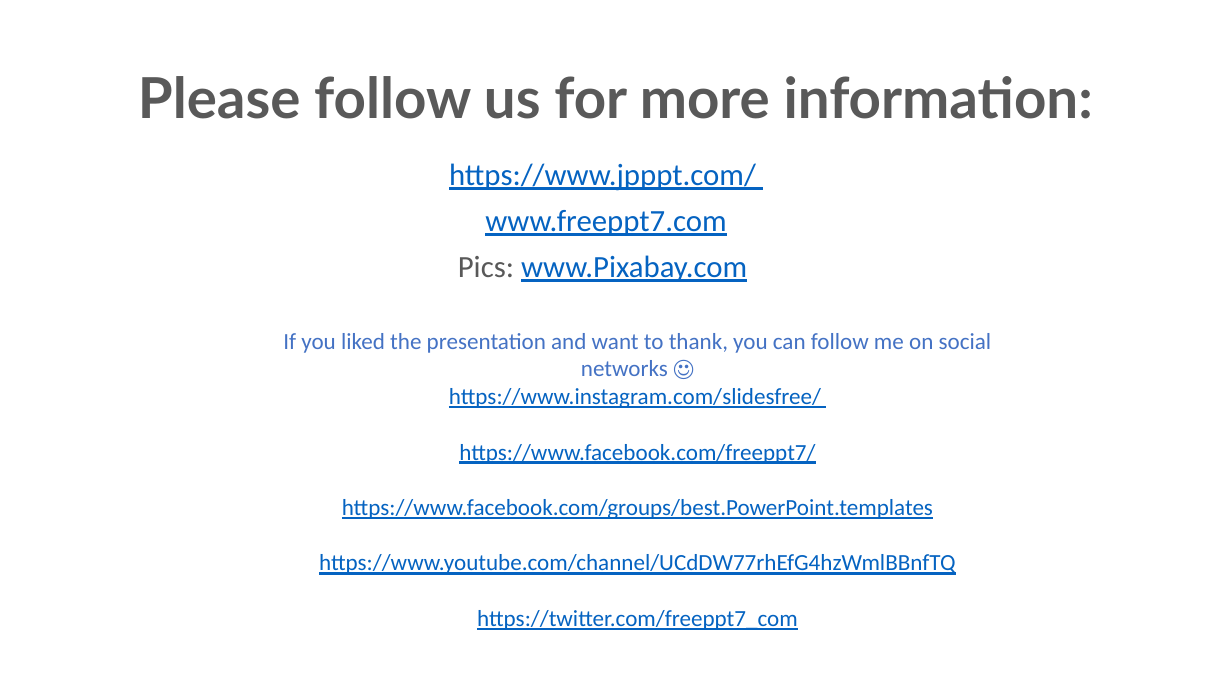
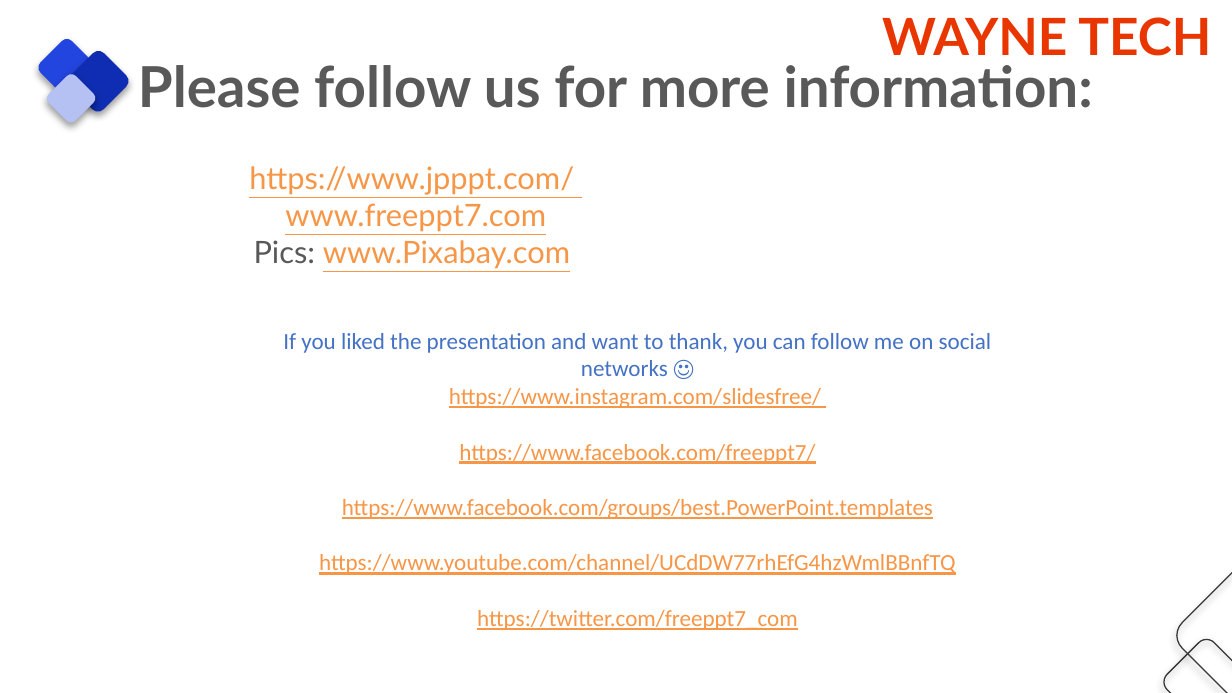
Before and after one commit to danglaiacc/kn, a slide deck: slide 30 of ppt/theme.pptx (slide 28 before the commit). Drawn at 1232x693 pixels with LibreOffice and Linux fonts; fonts in the diff are those of the drawing. Boxes give left, top, right and bottom in pixels: in the first picture for what was removed or moved away, otherwise in the second. Text is boxed around its words. In the diff, an @@ line names an element or a change of style, - is before the commit and + after.

Commit message:
fix (ppt)

```diff
--- a/ppt/theme.pptx
+++ b/ppt/theme.pptx
@@ text added at (882, 17, 1211, 56), 40 pt, text gradient #F99400 to #E93601 to #07A29A to #0688B9 to #89D5FB, bold @@
+WAYNE TECH
@@ title "Please follow us for more ..." at (138, 65, 1093, 108): vertical alignment middle to top @@
@@ subtitle "https://www.jpppt.com/": place and size @@
-subtitle "https://www.jpppt.com/" at (449, 163, 756, 282)
+subtitle "https://www.jpppt.com/" at (249, 166, 574, 269)
@@ subtitle "https://www.jpppt.com/" at (249, 166, 574, 269): font Calibri to Lato, text colour #0563C1 to #F79646 @@
@@ text at (319, 388, 955, 630): text colour #0563C1 to #F79646 in "https://www.instagram.com/slidesfree/", "https://www.facebook.com/freeppt7/", "https://www.facebook.com/groups/best.PowerPoint.templates", "https://www.youtube.com/channel/UCdDW77rhEfG4hzWmlBBnfTQ" and 1 more places @@
@@ group added at (35, 36, 1232, 693): 5 rounded rectangles @@
```
Also in this commit, not shown: 29 other slides changed, 3 slides added, 1 slide removed, 2 other files.
